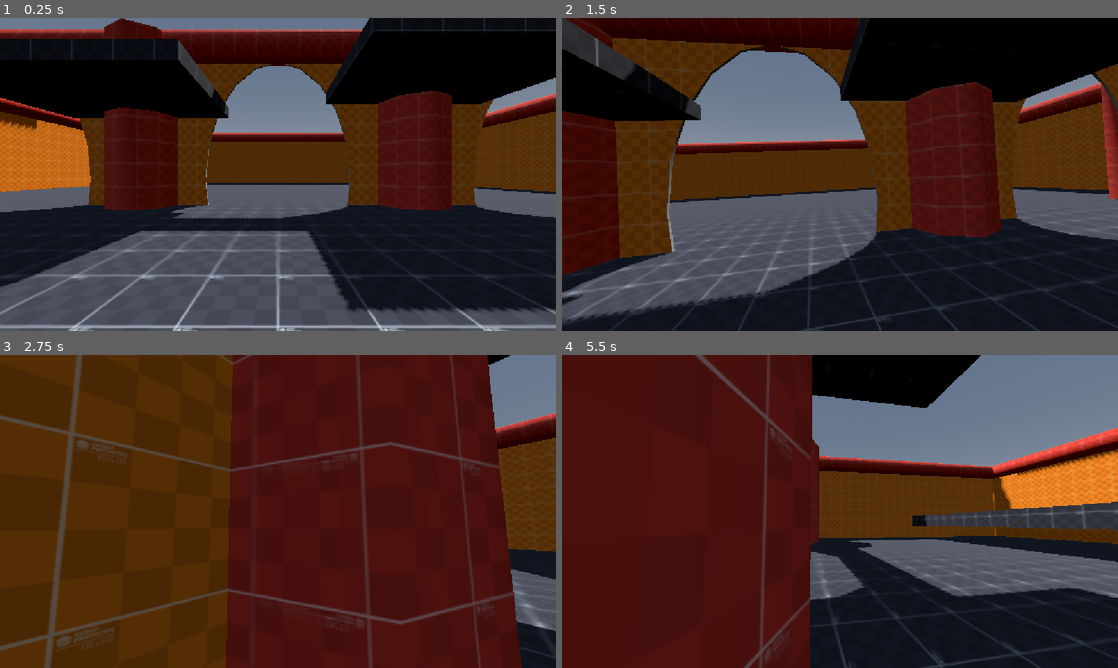
Above: before the commit, frames 1-4 (two rows, left to right).
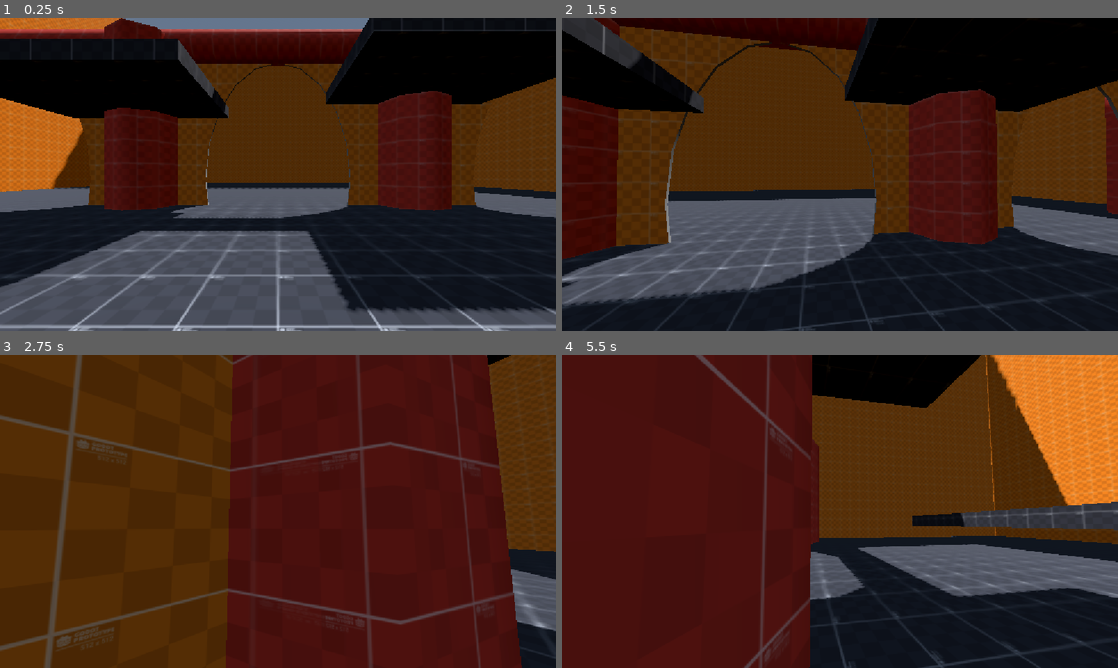
Above: after the commit, the same moments.

Repository: WhiteChedda08/TSA-game
Game: Godot game, scene res://main.tscn
The game is run twice, just before and just after one commit, with the same random seed, the same clock (stepped at 60 frames per second) and the same inputs.
Inputs (mouse positions are in pixels of both pictures, inside the frame that each line leads up to):
- Up to frame 1 (0.25 s): no input
- Up to frame 2 (1.5 s): move the mouse to (867, 174) at 0.52 s; hold Alt (free_look) 0.53-1.28 s; hold W (forward) from 0.53 s (still down); tap Space (jump) at 0.77 s; move the mouse to (812, 174) at 1.27 s; tap Ctrl (crouch) at 1.35 s
- Up to frame 3 (2.75 s): keep holding W (forward); tap Space (jump) at 1.52 s; tap Alt (free_look) at 1.55 s; move the mouse to (289, 505) at 2.02 s; hold Alt (free_look) from 2.03 s (still down)
- Up to frame 4 (5.5 s): keep holding W (forward); move the mouse to (834, 517) at 2.77 s; release Alt (free_look) at 2.78 s; tap Shift (sprint) at 2.85 s; tap Space (jump) at 3.02, 3.77, 4.52 s; tap Alt (free_look) at 3.05, 4.55 s; move the mouse to (878, 514) at 3.52 s; hold Alt (free_look) 3.53-4.28 s; move the mouse to (795, 508) at 4.27 s; tap Ctrl (crouch) at 4.35 s; move the mouse to (845, 511) at 5.02 s; hold Alt (free_look) from 5.03 s (still down)

The runs differ from the first frame. In frame 1, 8.1% of the frame differs, in the area x 0-100%, y 0-59%; in frame 2, 24%, in the area x 0-100%, y 0-100%; in frame 3, 3.2%; in frame 4, 18%.

Commit message:
small changes

Diff:
--- a/main.tscn
+++ b/main.tscn
@@ -55,22 +55,22 @@
 use_collision = true
 
 [node name="CSGBox3D5" type="CSGBox3D" parent="stage/border" unique_id=427008756]
-transform = Transform3D(-4.371139e-08, 0, -1, 0, 0.9, 0, 1, 0, -4.371139e-08, 24.000002, 3.98, 1.4156103e-07)
+transform = Transform3D(-4.371139e-08, 0, -1, 0, 2.9159997, 0, 1, 0, -4.371139e-08, 24.000002, 12.780001, 1.4156103e-07)
 size = Vector3(48, 8.8, 0.1)
 material = SubResource("StandardMaterial3D_mhrpb")
 
 [node name="CSGBox3D6" type="CSGBox3D" parent="stage/border" unique_id=1146715570]
-transform = Transform3D(-4.371139e-08, 0, -1, 0, 0.9, 0, 1, 0, -4.371139e-08, -23.999998, 3.98, 1.4156103e-07)
+transform = Transform3D(-4.371139e-08, 0, -1, 0, 2.9159997, 0, 1, 0, -4.371139e-08, -23.999998, 12.780001, 1.4156103e-07)
 size = Vector3(48, 8.8, 0.1)
 material = SubResource("StandardMaterial3D_mhrpb")
 
 [node name="CSGBox3D7" type="CSGBox3D" parent="stage/border" unique_id=1084718174]
-transform = Transform3D(1, 0, 3.5527137e-15, 0, 0.9, 0, -3.5527137e-15, 0, 1, 1.9073486e-06, 3.98, -24)
+transform = Transform3D(1, 0, 3.5527137e-15, 0, 2.9159997, 0, -3.5527137e-15, 0, 1, 1.9073486e-06, 12.780001, -24)
 size = Vector3(48, 8.8, 0.1)
 material = SubResource("StandardMaterial3D_mhrpb")
 
 [node name="CSGBox3D8" type="CSGBox3D" parent="stage/border" unique_id=1105130444]
-transform = Transform3D(1, 0, 3.5527137e-15, 0, 0.9, 0, -3.5527137e-15, 0, 1, 1.9073486e-06, 3.98, 24.000002)
+transform = Transform3D(1, 0, 3.5527137e-15, 0, 2.9159997, 0, -3.5527137e-15, 0, 1, 1.9073486e-06, 12.780001, 24.000002)
 size = Vector3(48, 8.8, 0.1)
 material = SubResource("StandardMaterial3D_mhrpb")
 
@@ -125,30 +125,6 @@
 [node name="CSGCylinder3D5" type="CSGCylinder3D" parent="stage" unique_id=838177894]
 transform = Transform3D(-4.371139e-08, 1, 0, -1, -4.371139e-08, 0, 0, 0, 1, 0.0093746185, 7.749999, 0)
 use_collision = true
-radius = 0.8
-height = 48.018753
-material = SubResource("StandardMaterial3D_lquwl")
-
-[node name="CSGCylinder3D6" type="CSGCylinder3D" parent="stage" unique_id=553298284]
-transform = Transform3D(-4.371139e-08, 1, 0, -1, -4.371139e-08, 0, 0, 0, 1, 0.0093746185, 7.749999, 24)
-radius = 0.8
-height = 48.018753
-material = SubResource("StandardMaterial3D_lquwl")
-
-[node name="CSGCylinder3D7" type="CSGCylinder3D" parent="stage" unique_id=1351009295]
-transform = Transform3D(-4.371139e-08, 1, 0, -1, -4.371139e-08, 0, 0, 0, 1, 0.0093746185, 7.749999, -24)
-radius = 0.8
-height = 48.018753
-material = SubResource("StandardMaterial3D_lquwl")
-
-[node name="CSGCylinder3D8" type="CSGCylinder3D" parent="stage" unique_id=2046296789]
-transform = Transform3D(1.9106855e-15, -4.371139e-08, 1, -1, -4.371139e-08, 0, 4.371139e-08, -1, -4.371139e-08, 24.009377, 7.749999, 0)
-radius = 0.8
-height = 48.018753
-material = SubResource("StandardMaterial3D_lquwl")
-
-[node name="CSGCylinder3D9" type="CSGCylinder3D" parent="stage" unique_id=1105923292]
-transform = Transform3D(1.9106855e-15, -4.371139e-08, 1, -1, -4.371139e-08, 0, 4.371139e-08, -1, -4.371139e-08, -23.990623, 7.749999, 0)
 radius = 0.8
 height = 48.018753
 material = SubResource("StandardMaterial3D_lquwl")
@@ -233,4 +209,4 @@
 [node name="eyes" type="Node3D" parent="player/nek/head" unique_id=314834590]
 
 [node name="camera" type="Camera3D" parent="player/nek/head/eyes" unique_id=101131142]
-transform = Transform3D(1, 0, 0, 0, 1, 0, 0, 0, 1, 0, 0, -0.31481552)
+transform = Transform3D(0.99999994, 0, 0, 0, 1, 0, 0, 0, 0.99999994, 0, 0, -0.31481552)
--- a/scripts/character_body_3d.gd
+++ b/scripts/character_body_3d.gd
@@ -132,7 +132,7 @@
 		if sliding:
 			eyes.rotation.z =  lerp(eyes.rotation.z, -deg_to_rad(6.5), delta * 7.0)
 		else:
-			camera.rotation.z =  -deg_to_rad(nek.rotation.y * free_look_tilt_amount)
+			eyes.rotation.z =  -deg_to_rad(nek.rotation.y * free_look_tilt_amount)
 	else:
 		free_looking = false
 		nek.rotation.y = lerp(nek.rotation.y,0.0, delta * 6.0)
